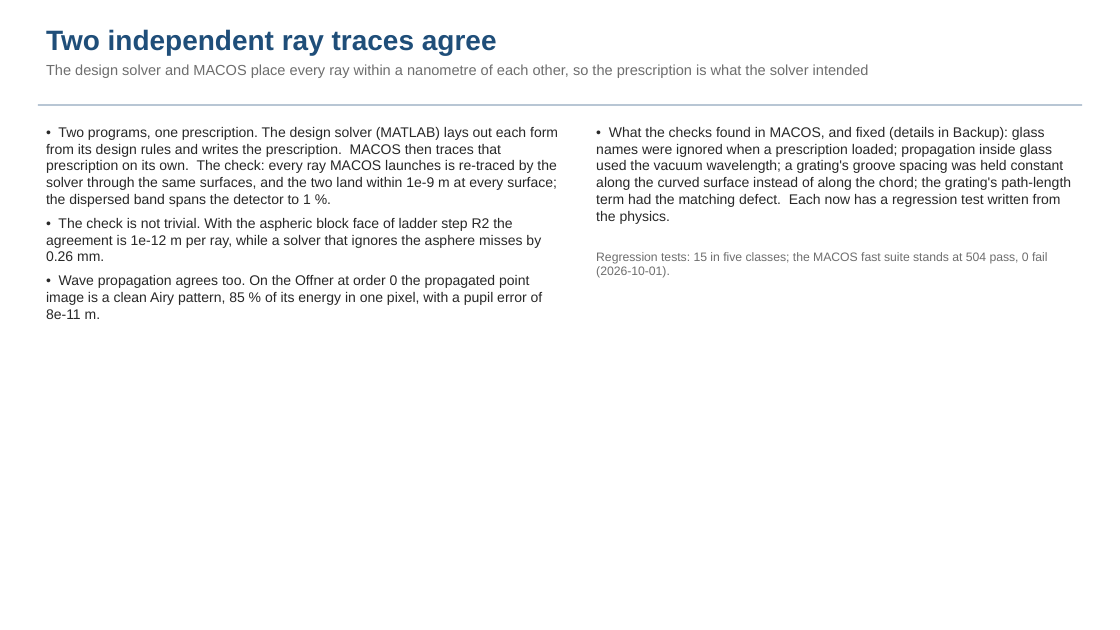
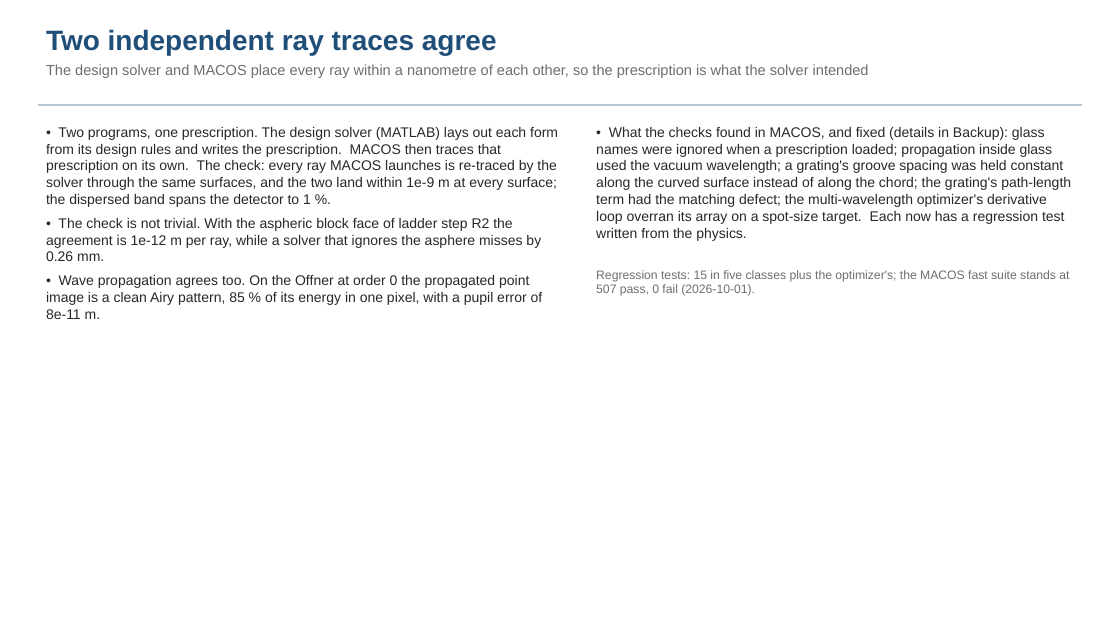
Before and after one commit to nasa-jpl/macos, a slide deck: slide 8 of demo_session/deck_dyson.pptx. Drawn at 1120x630 pixels with LibreOffice and Linux fonts; fonts in the diff are those of the drawing. Boxes give left, top, right and bottom in pixels: in the first picture for what was removed or moved away, otherwise in the second. Text is boxed around its words. In the diff, an @@ line names an element or a change of style, - is before the commit and + after.

```diff
--- a/demo_session/deck_dyson.pptx
+++ b/demo_session/deck_dyson.pptx
@@ text at [596, 127, 1071, 241]: text changed @@
-• What the checks found in MACOS, and fixed (details in Backup): glass names were ignored when a prescription loaded; propagation inside glass used the vacuum wavelength; a grating's groove spacing was held constant along the curved surface instead of along the chord; the grating's path-length term had the matching defect. Each now has a regression test written from the physics.
+• What the checks found in MACOS, and fixed (details in Backup): glass names were ignored when a prescription loaded; propagation inside glass used the vacuum wavelength; a grating's groove spacing was held constant along the curved surface instead of along the chord; the grating's path-length term had the matching defect; the multi-wavelength optimizer's derivative loop overran its array on a spot-size target. Each now has a regression test written from the physics.
@@ text at [596, 270, 1069, 296]: text changed @@
-Regression tests: 15 in five classes; the MACOS fast suite stands at 504 pass, 0 fail (2026-10-01).
+Regression tests: 15 in five classes plus the optimizer's; the MACOS fast suite stands at 507 pass, 0 fail (2026-10-01).
```
Also in this commit, not shown: 13 other slides changed, 5 slides added, 22 other files.
